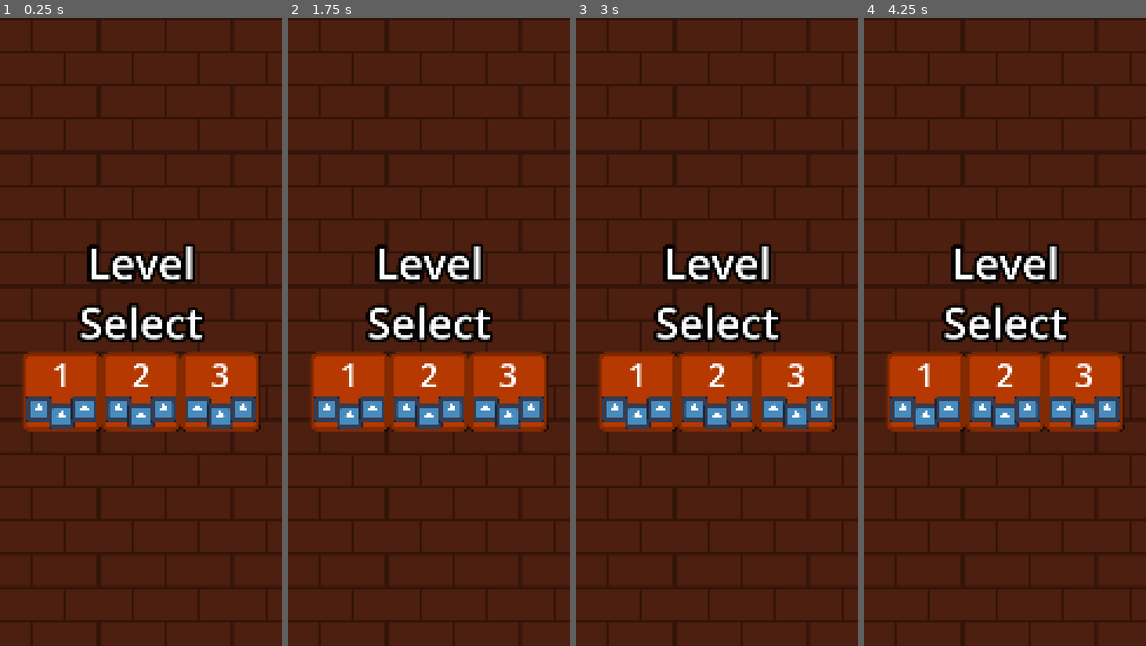
Above: before the commit, frames 1-4 (left to right).
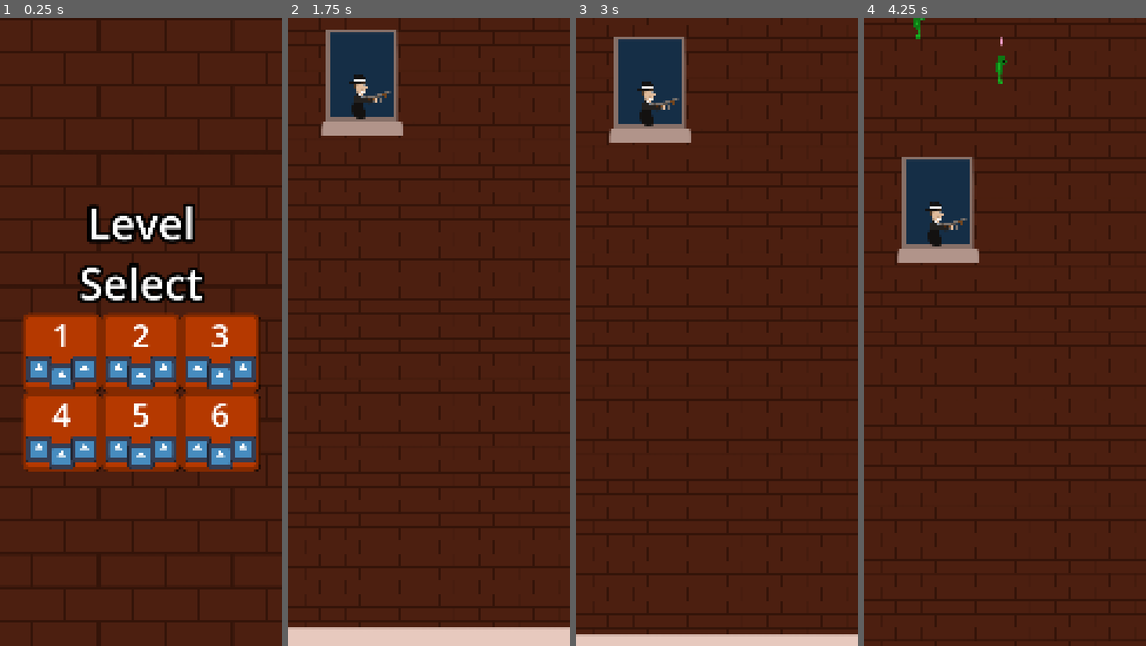
Above: after the commit, the same moments.

Repository: KaratePikachu/egg-drop
Game: Godot game, scene res://ui/main_menu/main_menu.tscn
Same seed, same stepped clock (60 frames per second), same inputs: the game is played once before the commit and once after it. The engine's default icon, where the game draws it, is replaced by a stand-in: a white triangle on a blue panel in a dark square.
Inputs (mouse positions are in pixels of both pictures, inside the frame that each line leads up to):
- Up to frame 1 (0.25 s): no input
- Up to frame 2 (1.75 s): click (350, 432) at 0.5 s, where only the run after the commit has a clickable "4"; click (429, 432) at 1.25 s, where only the run after the commit has a clickable "5"
- Up to frame 3 (3 s): click (717, 294) at 2 s, where only the run before the commit has a clickable "Start"; click (717, 294) at 2.75 s, where only the run before the commit has a clickable "Start"
- Up to frame 4 (4.25 s): move the mouse to (1067, 300) at 3.52 s; hold S (right_bomb) from 3.53 s (still down); tap T (bottom_bomb) at 3.6 s

The runs differ from the first frame. In frame 1, 24% of the frame differs, in the area x 7-93%, y 29-73%; in frame 2, 22%; in frame 3, 21%; in frame 4, 19%.

Commit message:
kill rang

Diff:
--- a/level/level.gd
+++ b/level/level.gd
@@ -14,7 +14,11 @@
 static var levels : Array[String] = [
 	"res://level/levels/level_1.tscn",
 	"res://level/levels/level_2.tscn",
-	"res://level/levels/level_3.tscn"
+	"res://level/levels/level_3.tscn",
+	"res://level/levels/level_4.tscn",
+	"res://level/levels/level_5.tscn",
+	"res://level/levels/level_6.tscn",
+
 ]
 @export var level_number : int
 var win_floor_y : float
--- a/level/levels/level_4.tscn
+++ b/level/levels/level_4.tscn
@@ -6,6 +6,7 @@
 [ext_resource type="PackedScene" uid="uid://buj37luy0o07e" path="res://obstacles/eagle/eagle.tscn" id="4_48hld"]
 
 [node name="Level" unique_id=1976594912 instance=ExtResource("1_5pu08")]
+level_number = 4
 
 [node name="Frog" parent="." index="0" unique_id=1310900993 instance=ExtResource("2_xcfcc")]
 position = Vector2(534, 1749)
@@ -14,24 +15,24 @@
 [node name="WinFloor" parent="." index="4" unique_id=1248466689]
 position = Vector2(0, 10973)
 
-[node name="Frog3" parent="." index="11" unique_id=59919869 instance=ExtResource("2_xcfcc")]
+[node name="Frog3" parent="." index="10" unique_id=59919869 instance=ExtResource("2_xcfcc")]
 position = Vector2(521, 3921)
 freq_offset = 2.0
 
-[node name="Frog4" parent="." index="12" unique_id=1668493601 instance=ExtResource("2_xcfcc")]
+[node name="Frog4" parent="." index="11" unique_id=1668493601 instance=ExtResource("2_xcfcc")]
 position = Vector2(-262, 3499)
 freq_offset = 2.0
 
-[node name="Frog5" parent="." index="13" unique_id=1460858441 instance=ExtResource("2_xcfcc")]
+[node name="Frog5" parent="." index="12" unique_id=1460858441 instance=ExtResource("2_xcfcc")]
 position = Vector2(1276, 2511)
 freq_offset = 2.0
 
-[node name="Frog2" parent="." index="14" unique_id=1147569816 instance=ExtResource("2_xcfcc")]
+[node name="Frog2" parent="." index="13" unique_id=1147569816 instance=ExtResource("2_xcfcc")]
 position = Vector2(505, 2865)
 
-[node name="Mafia" parent="." index="15" unique_id=192142462 instance=ExtResource("3_48hld")]
+[node name="Mafia" parent="." index="14" unique_id=192142462 instance=ExtResource("3_48hld")]
 position = Vector2(-116, 5691)
 
-[node name="Eagle" parent="." index="16" unique_id=1361653599 instance=ExtResource("4_48hld")]
+[node name="Eagle" parent="." index="15" unique_id=1361653599 instance=ExtResource("4_48hld")]
 position = Vector2(2372, 8591)
 eagle_velocity = -2200.0
--- a/level/levels/level_5.tscn
+++ b/level/levels/level_5.tscn
@@ -6,21 +6,22 @@
 [ext_resource type="PackedScene" uid="uid://b5fknl24w6u7h" path="res://obstacles/frog/frog.tscn" id="4_iea1r"]
 
 [node name="Level" unique_id=1976594912 instance=ExtResource("1_h7bmr")]
+level_number = 5
 
-[node name="Eagle" parent="." index="10" unique_id=1361653599 instance=ExtResource("2_jhgna")]
+[node name="Eagle" parent="." index="9" unique_id=1361653599 instance=ExtResource("2_jhgna")]
 position = Vector2(2455, 2113)
 eagle_velocity = -2200.0
 
-[node name="Boomerang" parent="." index="11" unique_id=645416866 instance=ExtResource("3_hby2w")]
+[node name="Boomerang" parent="." index="10" unique_id=645416866 instance=ExtResource("3_hby2w")]
 position = Vector2(-1124, 4234)
 direction = -1.0
 throw_distance = 2000.0
 
-[node name="Frog" parent="." index="12" unique_id=1310900993 instance=ExtResource("4_iea1r")]
+[node name="Frog" parent="." index="11" unique_id=1310900993 instance=ExtResource("4_iea1r")]
 position = Vector2(573, 3009)
 
-[node name="Frog2" parent="." index="13" unique_id=865128773 instance=ExtResource("4_iea1r")]
+[node name="Frog2" parent="." index="12" unique_id=865128773 instance=ExtResource("4_iea1r")]
 position = Vector2(-308, 5138)
 
-[node name="Frog3" parent="." index="14" unique_id=618228873 instance=ExtResource("4_iea1r")]
+[node name="Frog3" parent="." index="13" unique_id=618228873 instance=ExtResource("4_iea1r")]
 position = Vector2(1318, 5075)
--- a/level/levels/level_6.tscn
+++ b/level/levels/level_6.tscn
@@ -12,6 +12,7 @@
 size = Vector2(141, 632)
 
 [node name="Level" unique_id=1976594912 instance=ExtResource("1_pbpmq")]
+level_number = 6
 
 [node name="Shark2" type="CharacterBody2D" parent="." index="9" unique_id=645416866]
 position = Vector2(-300, 7175)
--- a/obstacles/boomerang/boomerang.gd
+++ b/obstacles/boomerang/boomerang.gd
@@ -41,4 +41,4 @@
 
 func _on_shark_area_body_entered(body: Node2D) -> void:
 	if body is Egg:
-		body.die.emit()
+		body.death()
--- a/ui/main_menu/main_menu.tscn
+++ b/ui/main_menu/main_menu.tscn
@@ -114,7 +114,7 @@
 [node name="GridContainer" type="GridContainer" parent="LevelSelect/VBoxContainer" unique_id=1531454266]
 layout_mode = 2
 size_flags_horizontal = 4
-columns = 4
+columns = 3
 
 [node name="LevelButton" parent="LevelSelect/VBoxContainer/GridContainer" unique_id=1893504828 instance=ExtResource("2_mu8pm")]
 layout_mode = 2
@@ -128,5 +128,17 @@
 layout_mode = 2
 level_num = 3
 
+[node name="LevelButton4" parent="LevelSelect/VBoxContainer/GridContainer" unique_id=1906197535 instance=ExtResource("2_mu8pm")]
+layout_mode = 2
+level_num = 4
+
+[node name="LevelButton5" parent="LevelSelect/VBoxContainer/GridContainer" unique_id=29867766 instance=ExtResource("2_mu8pm")]
+layout_mode = 2
+level_num = 5
+
+[node name="LevelButton6" parent="LevelSelect/VBoxContainer/GridContainer" unique_id=2080451894 instance=ExtResource("2_mu8pm")]
+layout_mode = 2
+level_num = 6
+
 [connection signal="pressed" from="MainMenu/VBoxContainer/Start" to="." method="_on_start_pressed"]
 [connection signal="value_changed" from="MainMenu/VBoxContainer/HSlider" to="." method="_on_h_slider_value_changed"]
